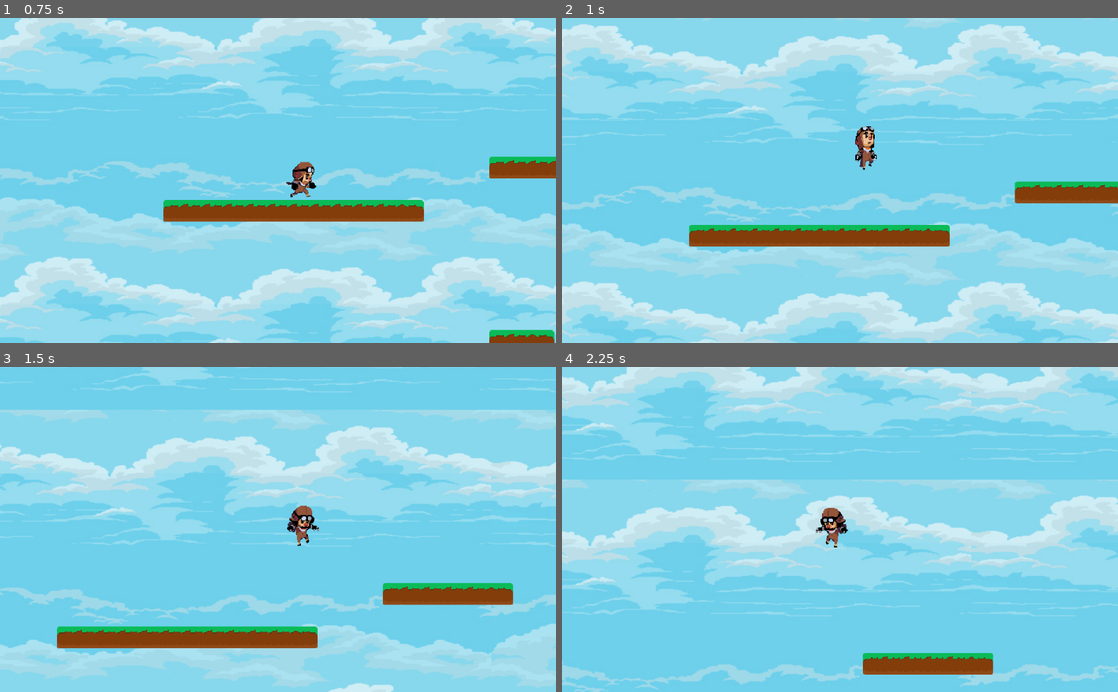
Above: before the commit, frames 1-4 (two rows, left to right).
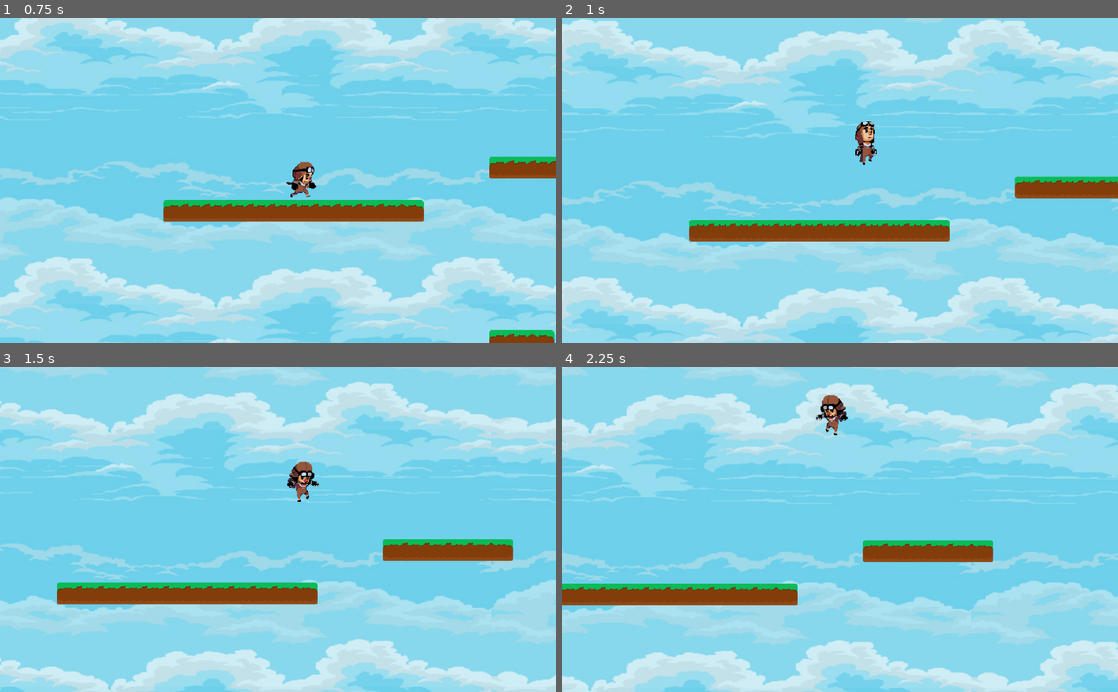
Above: after the commit, the same moments.

Repository: NonADev/AviadorMario
Game: Godot game, scene res://scenes/World.tscn
The game is run twice, just before and just after one commit, with the same random seed, the same clock (stepped at 60 frames per second) and the same inputs.
Inputs:
- Up to frame 1 (0.75 s): hold Right (ui_right) from 0.53 s (still down)
- Up to frame 2 (1 s): keep holding Right (ui_right); tap Up (ui_up) at 0.77 s
- Up to frame 3 (1.5 s): keep holding Right (ui_right)
- Up to frame 4 (2.25 s): tap Up (ui_up) at 1.52 s; release Right (ui_right) at 2.03 s; hold Left (ui_left) from 2.03 s (still down)

Frame 1 is identical in both runs. In frame 2, 22% of the frame differs, in the area x 0-100%, y 0-100%; in frame 3, 65%; in frame 4, 77%.

Commit message:
camera limitada

Diff:
--- a/scenes/World.tscn
+++ b/scenes/World.tscn
@@ -78,6 +78,8 @@
 position = Vector2( 16.8548, 35.9188 )
 current = true
 zoom = Vector2( 0.8, 0.8 )
+limit_left = 0
+limit_top = 0
 limit_right = 1920
 limit_bottom = 650
 limit_smoothed = true
